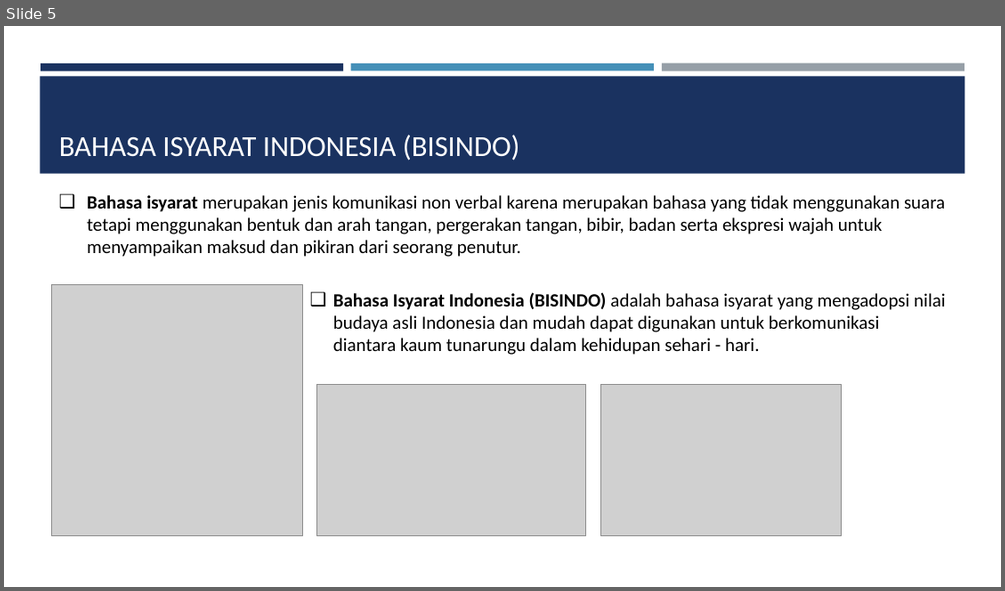
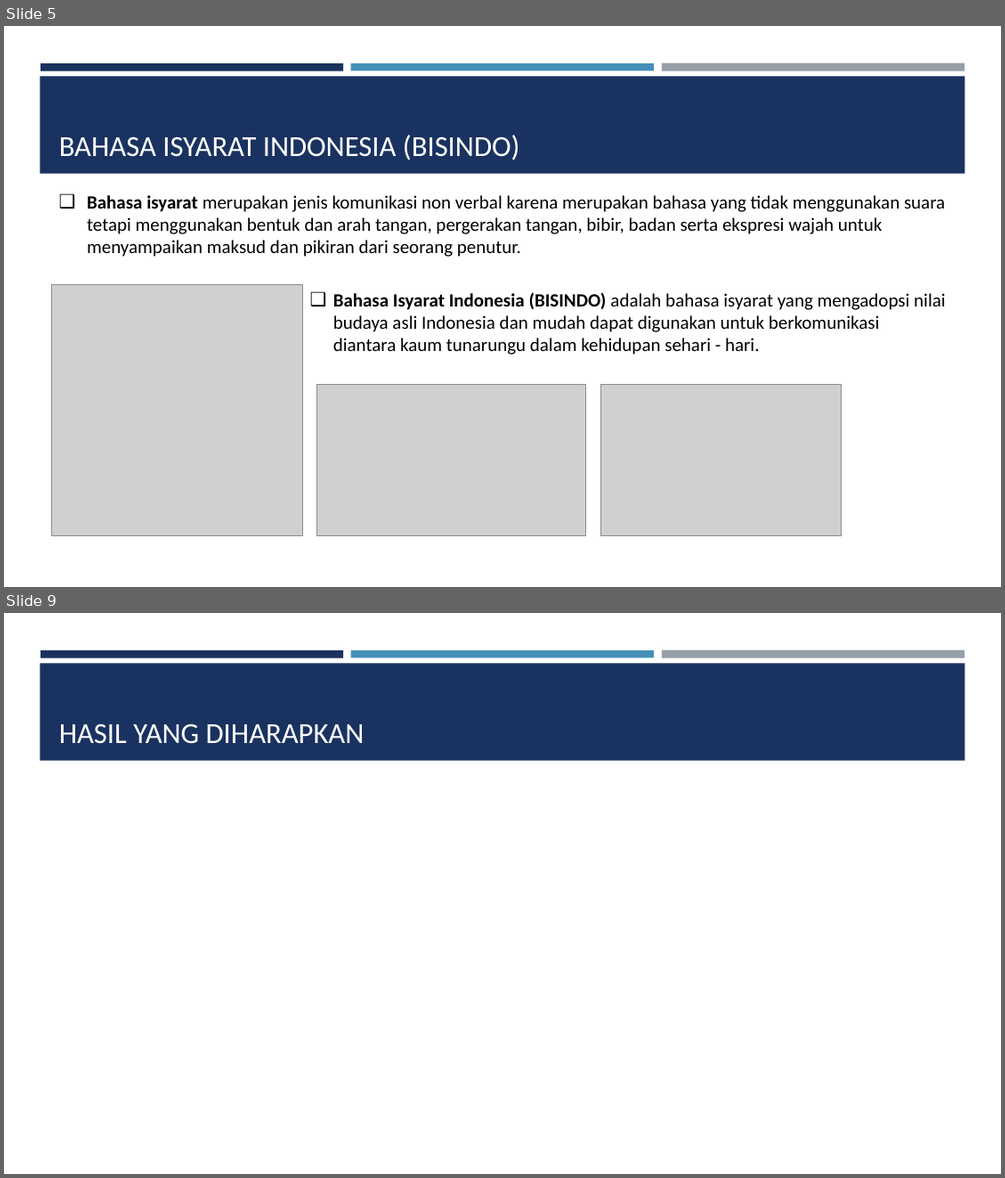
Before and after one commit to palindungan/SignLanguage, a slide deck: literature/konsep pribadi/Presentation1.pptx. Shown one above the other, each under a label of ours: slide 5 before the commit, slides 5 and 9 after it; the slides between them are not shown. The pictures are 1005x591 and 1005x1178 pixels, drawn with LibreOffice and Linux fonts; fonts in the diff are those of the drawing; grey boxes stand for pictures. Boxes give left, top, right and bottom in pixels: in the first picture for what was removed or moved away, otherwise in the second. Text is boxed around its words. In the diff, an @@ line names an element or a change of style, - is before the commit and + after.

```diff
--- a/literature/konsep pribadi/Presentation1.pptx
+++ b/literature/konsep pribadi/Presentation1.pptx
@@ slide 9 added at (4, 613, 1001, 1174), background #FFFFFF; not listed: 4 template elements that a slide beside it also shows @@
@@ title added at (59, 724, 364, 744), 28 pt, text #FFFFFF @@
+HASIL YANG DIHARAPKAN
```
Also in this commit, not shown: 1 slide changed, 4 other slides added, 3 slides removed, 1 other file.
